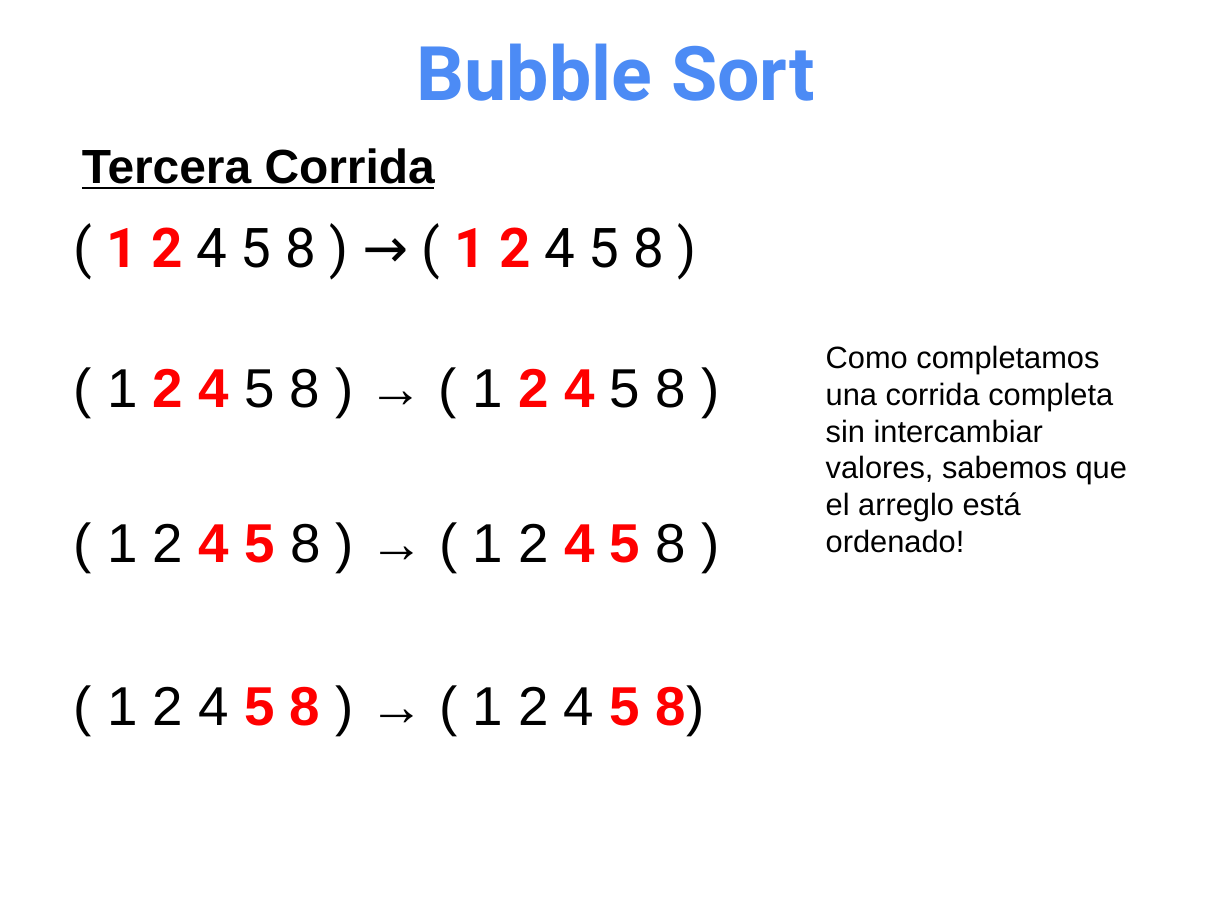
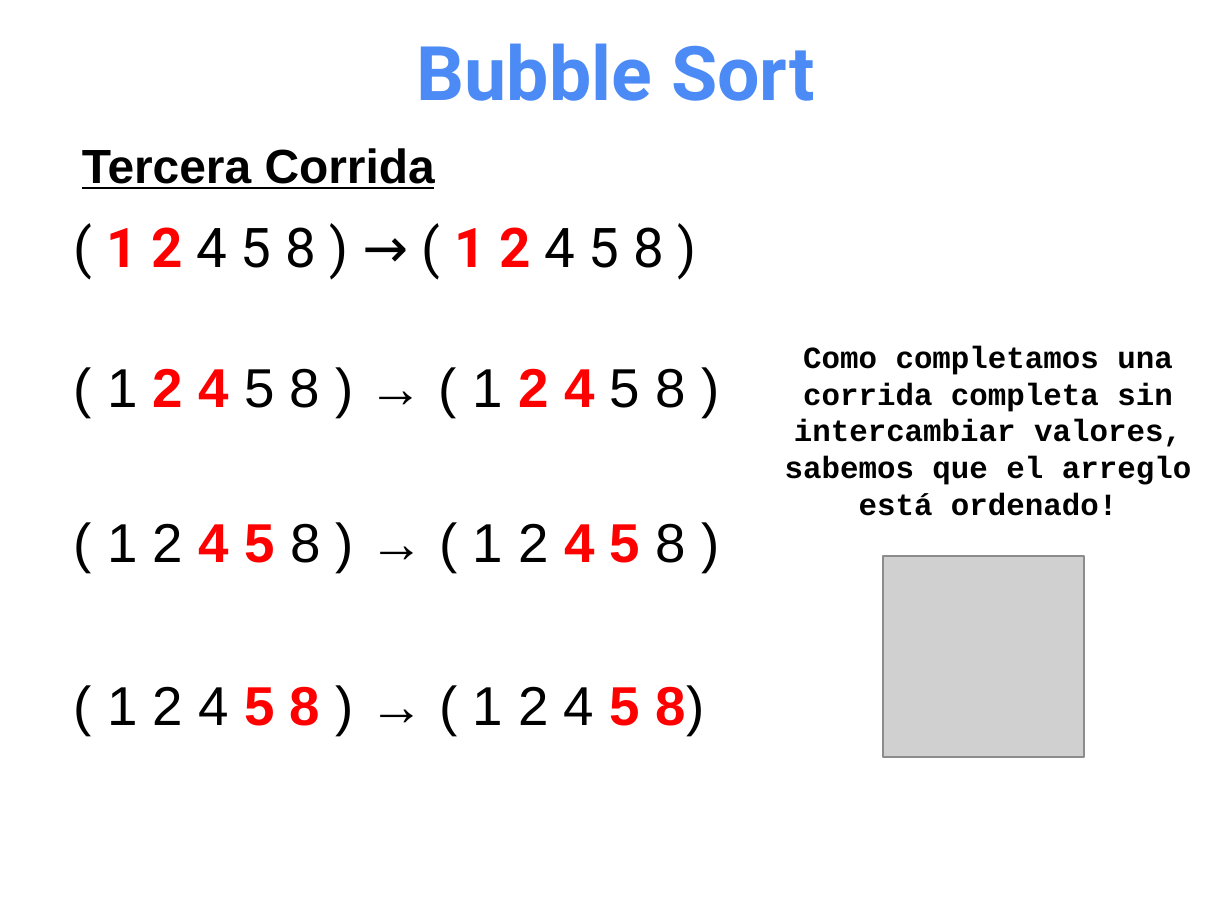
Before and after one commit to OMardil/INFO2, a slide deck: slide 21 of MOD02_Algoritmos_de_ordenamiento_y_busqueda/01 Presentacion/INFO2_MOD2-Ordenamiento_y_Busqueda.pptx (slide 20 before the commit). Drawn at 1232x924 pixels with LibreOffice and Linux fonts; fonts in the diff are those of the drawing; grey boxes stand for pictures. Boxes give left, top, right and bottom in pixels: in the first picture for what was removed or moved away, otherwise in the second. Text is boxed around its words. In the diff, an @@ line names an element or a change of style, - is before the commit and + after.

Commit message:
Selection and Bubble Sort

```diff
--- a/MOD02_Algoritmos_de_ordenamiento_y_busqueda/01 Presentacion/INFO2_MOD2-Ordenamiento_y_Busqueda.pptx
+++ b/MOD02_Algoritmos_de_ordenamiento_y_busqueda/01 Presentacion/INFO2_MOD2-Ordenamiento_y_Busqueda.pptx
@@ text "Como completamos una corrida completa ...": place and size @@
-text "Como completamos una corrida completa ..." at [826,345,1127,553]
+text "Como completamos una corrida completa ..." at [785,345,1191,516]
@@ text "Como completamos una corrida completa ..." at [785,345,1191,516]: font Arial to Courier New, bold on; alignment left to centre @@
@@ picture added at [883,556,1084,756] @@
```
Also in this commit, not shown: 6 other slides changed, 4 slides added, 3 slides removed, 1 other file.
